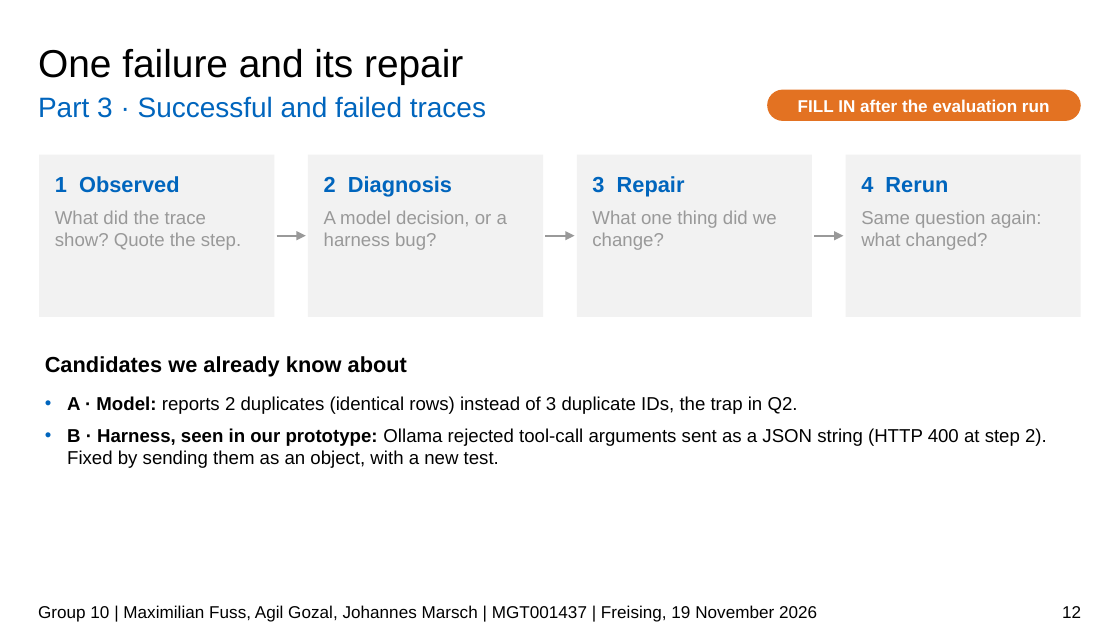
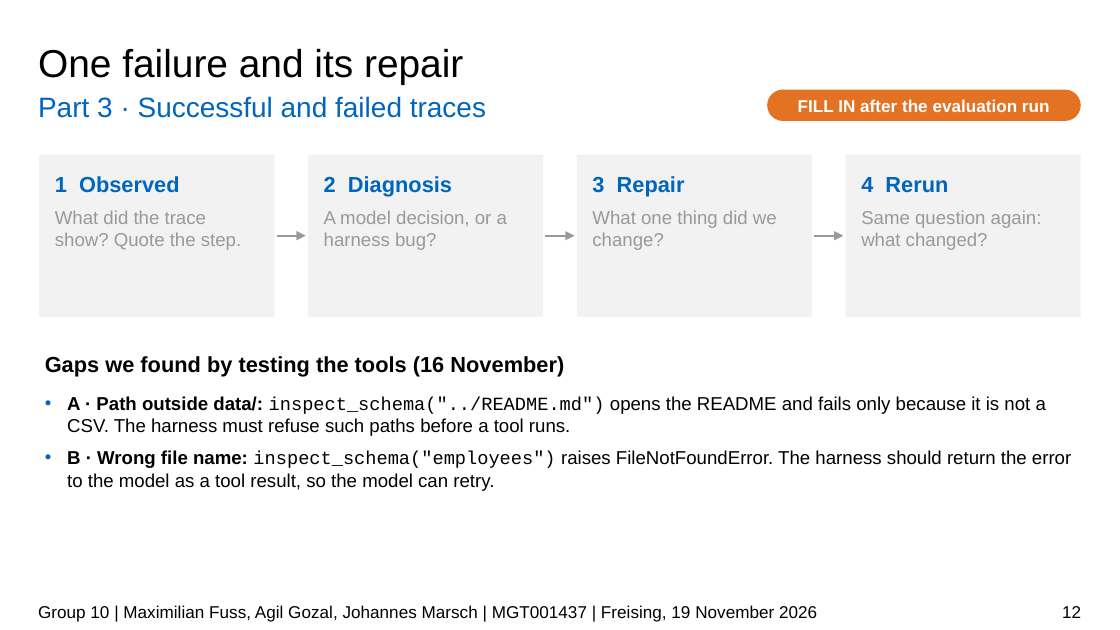
Before and after one commit to JPMarsch/Python_Group_10, a slide deck: slide 12 of presentation/G10_presentation_draft.pptx. Drawn at 1120x630 pixels with LibreOffice and Linux fonts; fonts in the diff are those of the drawing; background and template pictures are left out. Boxes give left, top, right and bottom in pixels: in the first picture for what was removed or moved away, otherwise in the second. Text is boxed around its words. In the diff, an @@ line names an element or a change of style, - is before the commit and + after.

```diff
--- a/presentation/G10_presentation_draft.pptx
+++ b/presentation/G10_presentation_draft.pptx
@@ text at (45, 356, 564, 377): text changed @@
-Candidates we already know about
+Gaps we found by testing the tools (16 November)
@@ text at (67, 396, 1071, 491): text changed @@
-• A · Model: reports 2 duplicates (identical rows) instead of 3 duplicate IDs, the trap in Q2.
-• B · Harness, seen in our prototype: Ollama rejected tool-call arguments sent as a JSON string (HTTP 400 at step 2). Fixed by sending them as an object, with a new test.
+• A · Path outside data/: inspect_schema("../README.md") opens the README and fails only because it is not a CSV. The harness must refuse such paths before a tool runs.
+• B · Wrong file name: inspect_schema("employees") raises FileNotFoundError. The harness should return the error to the model as a tool result, so the model can retry.
```
Also in this commit, not shown: 13 other slides changed.
